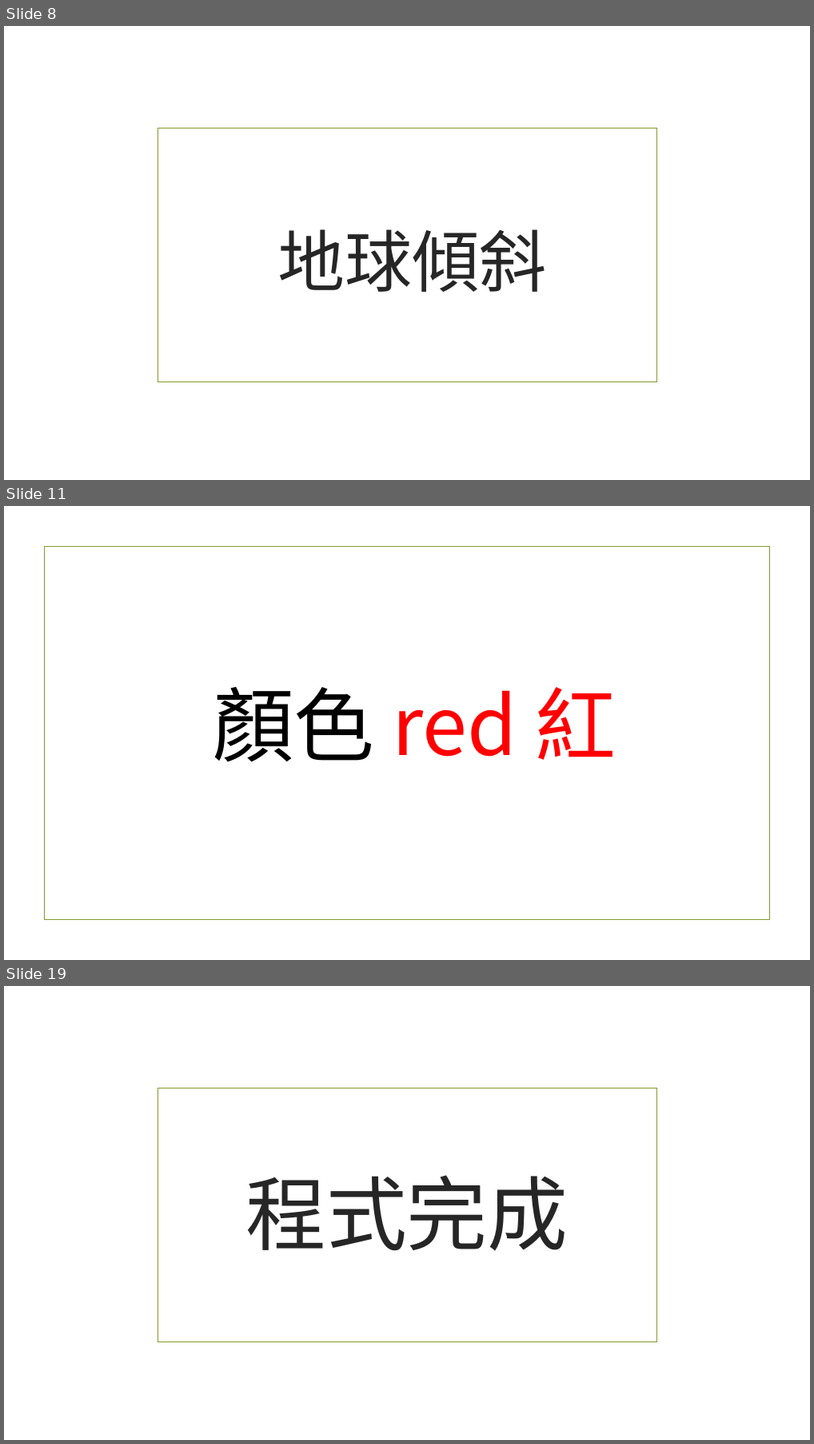
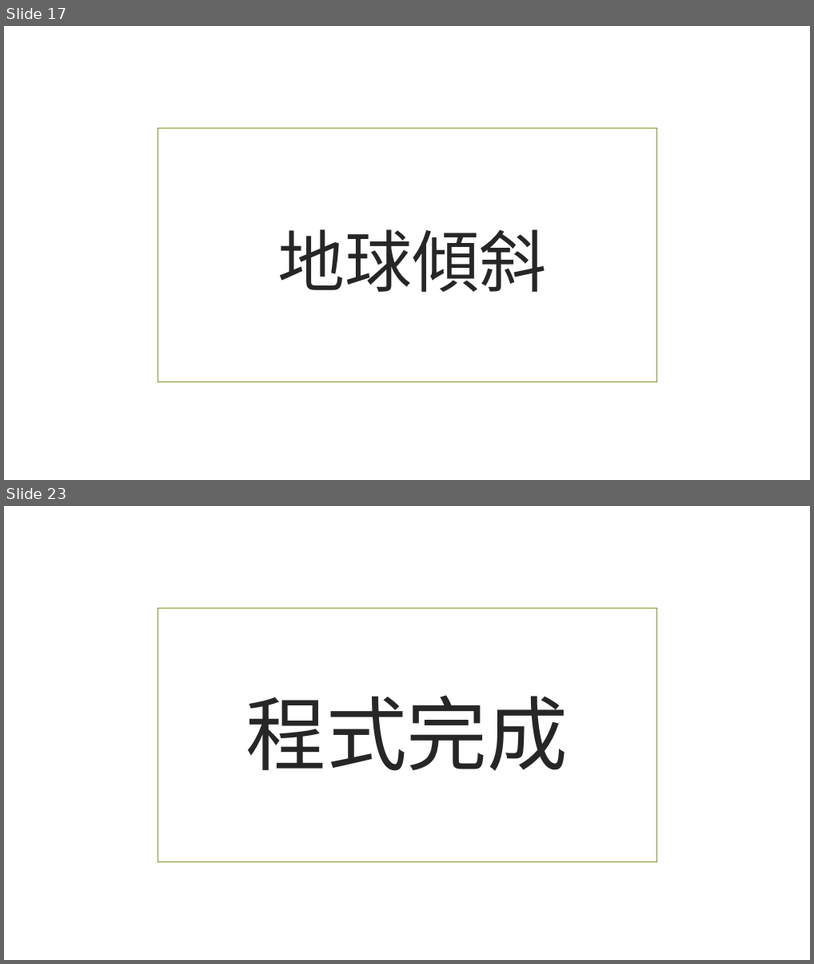
Before and after one commit to beardad1975/py4t, a slide deck: 課程資料/3D空間大探索/02轉動地球.pptx. Shown one above the other, each under a label of ours: slides 8, 11 and 19 before the commit, slides 17 and 23 after it; the slides between them are not shown. The pictures are 814x1444 and 814x964 pixels, drawn with LibreOffice and Linux fonts; fonts in the diff are those of the drawing; background and template pictures are left out. Boxes give left, top, right and bottom in pixels: in the first picture for what was removed or moved away, otherwise in the second. Text is boxed around its words. In the diff, an @@ line names an element or a change of style, - is before the commit and + after.

```diff
--- a/課程資料/3D空間大探索/02轉動地球.pptx
+++ b/課程資料/3D空間大探索/02轉動地球.pptx
@@ slide 11 removed at [4,506,810,960], background picture (left out) @@
@@ rectangle removed at [44,547,770,920] @@
@@ title removed at [214,687,617,762] @@
-顏色 red 紅
@@ what was slide 8 is now slide 17 @@
@@ what was slide 19 is now slide 23 @@
```
Also in this commit, not shown: 5 slides changed, 11 slides added, 6 other slides removed, 17 other files.
